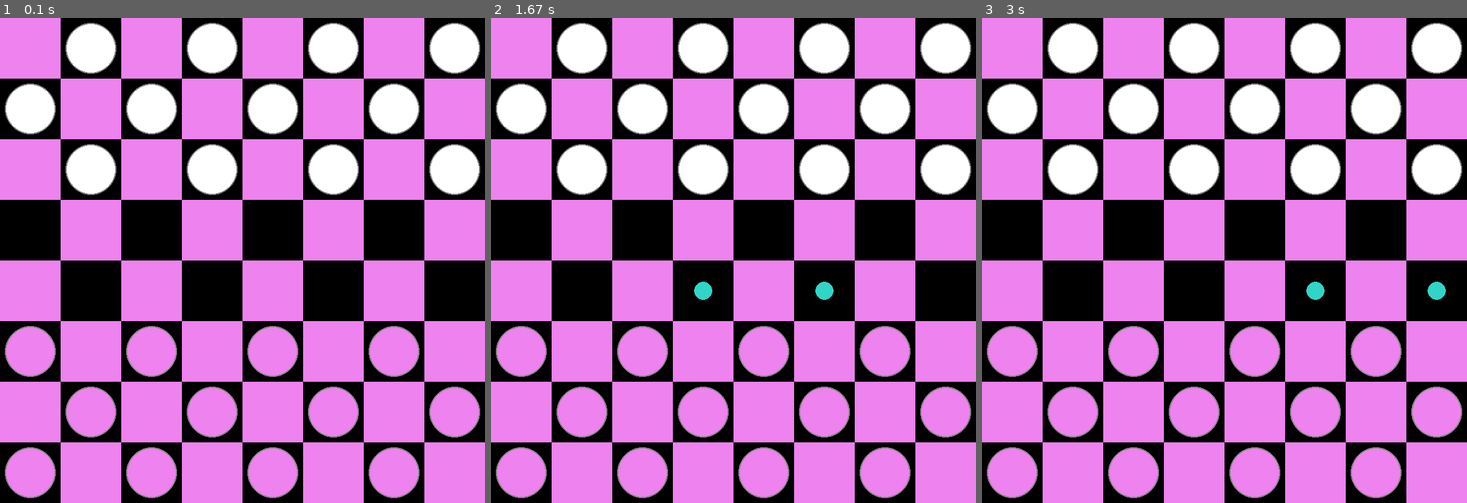
Above: before the commit, frames 1-3 (left to right).
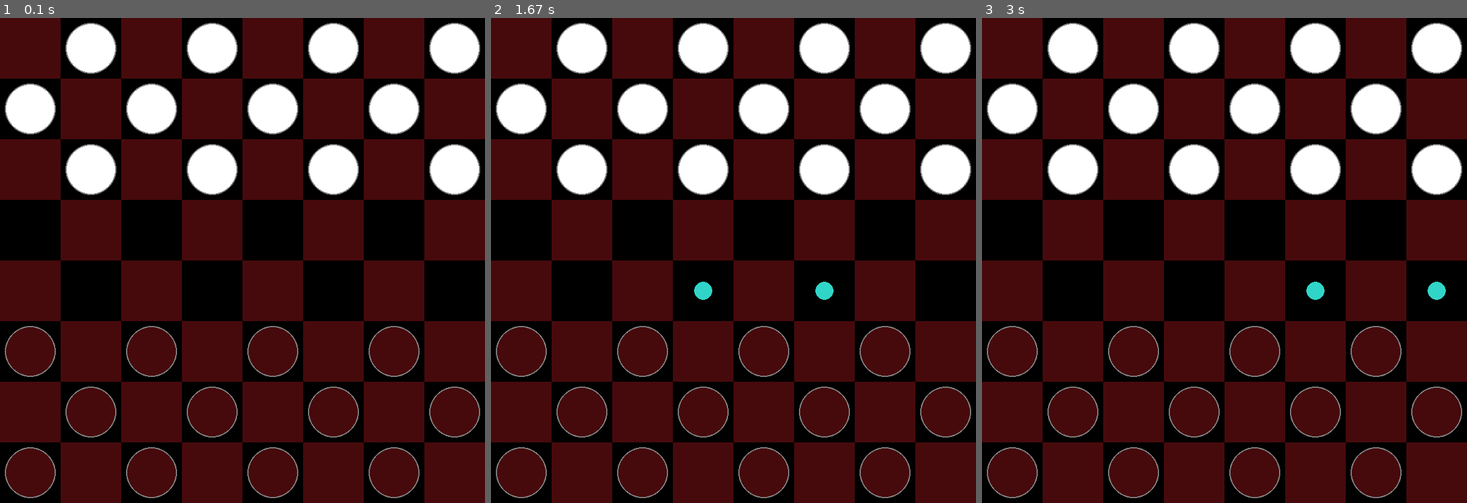
Above: after the commit, the same moments.

Repository: ArcadeRaven/Pygame_Checkers
Game: pygame game, started from main.py
Two runs of this game, one before a commit and one after it. Both use one fixed random seed, a clock stepped at 60 frames per second and the inputs below.
Inputs (mouse positions are in pixels of both pictures, inside the frame that each line leads up to):
- Up to frame 1 (0.1 s): no input
- Up to frame 2 (1.67 s): click (782, 367) at 0.88 s
- Up to frame 3 (3 s): click (1200, 386) at 2.22 s; click (1350, 338) at 2.88 s

The runs differ from the first frame. In frame 1, 59% of the frame differs, in the area x 0-100%, y 0-100%; in frame 2, 59%; in frame 3, 59%.

Commit message:
Changed Violet to Maroon

Diff:
--- a/checkers/constants.py
+++ b/checkers/constants.py
@@ -5,7 +5,7 @@
 SQUARE_SIZE = WIDTH//COLS
 
 # rgb color vals
-VIOLET = (238, 130, 238)
+VIOLET = (71, 10, 12)
 WHITE = (255, 255, 255)
 BLACK = (0, 0, 0)
 BLUE = (48, 213, 200)
